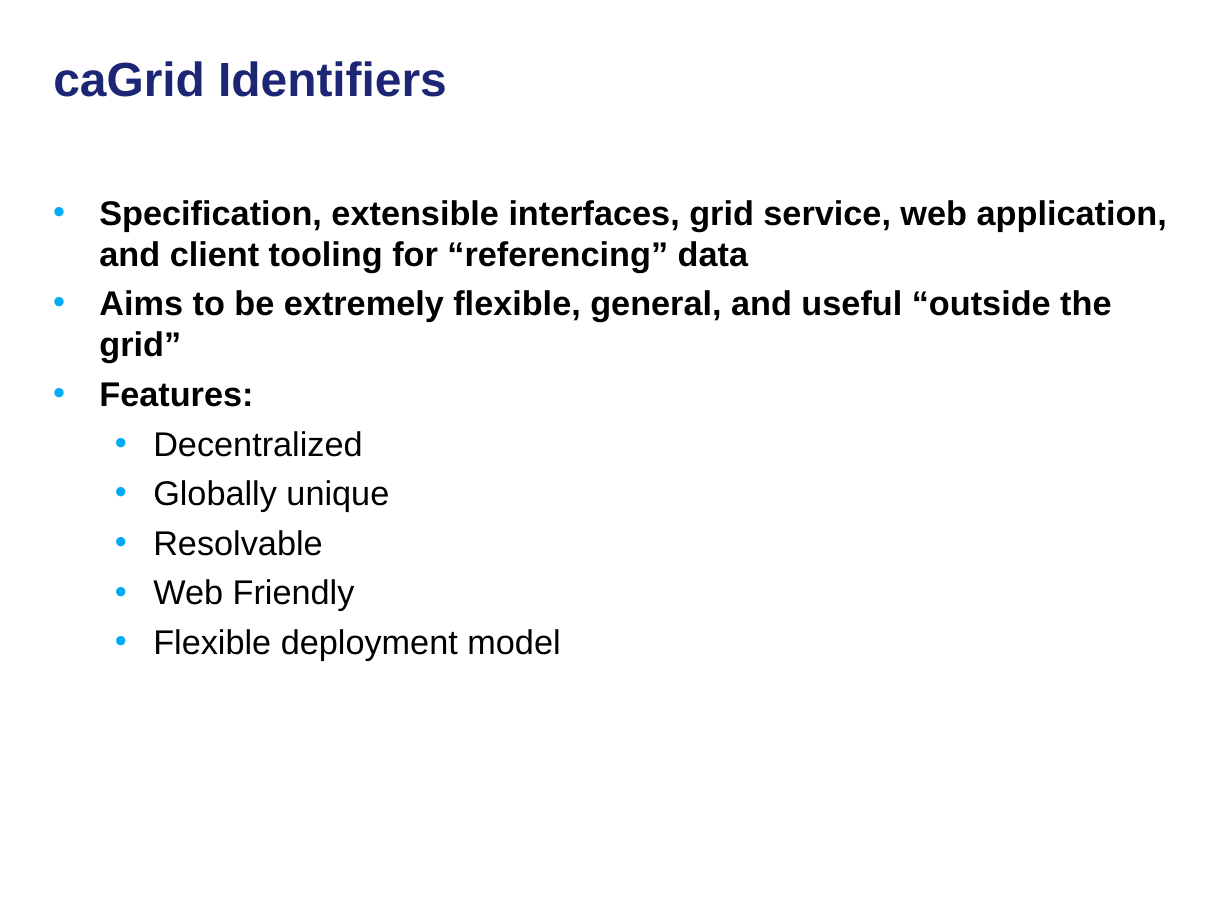
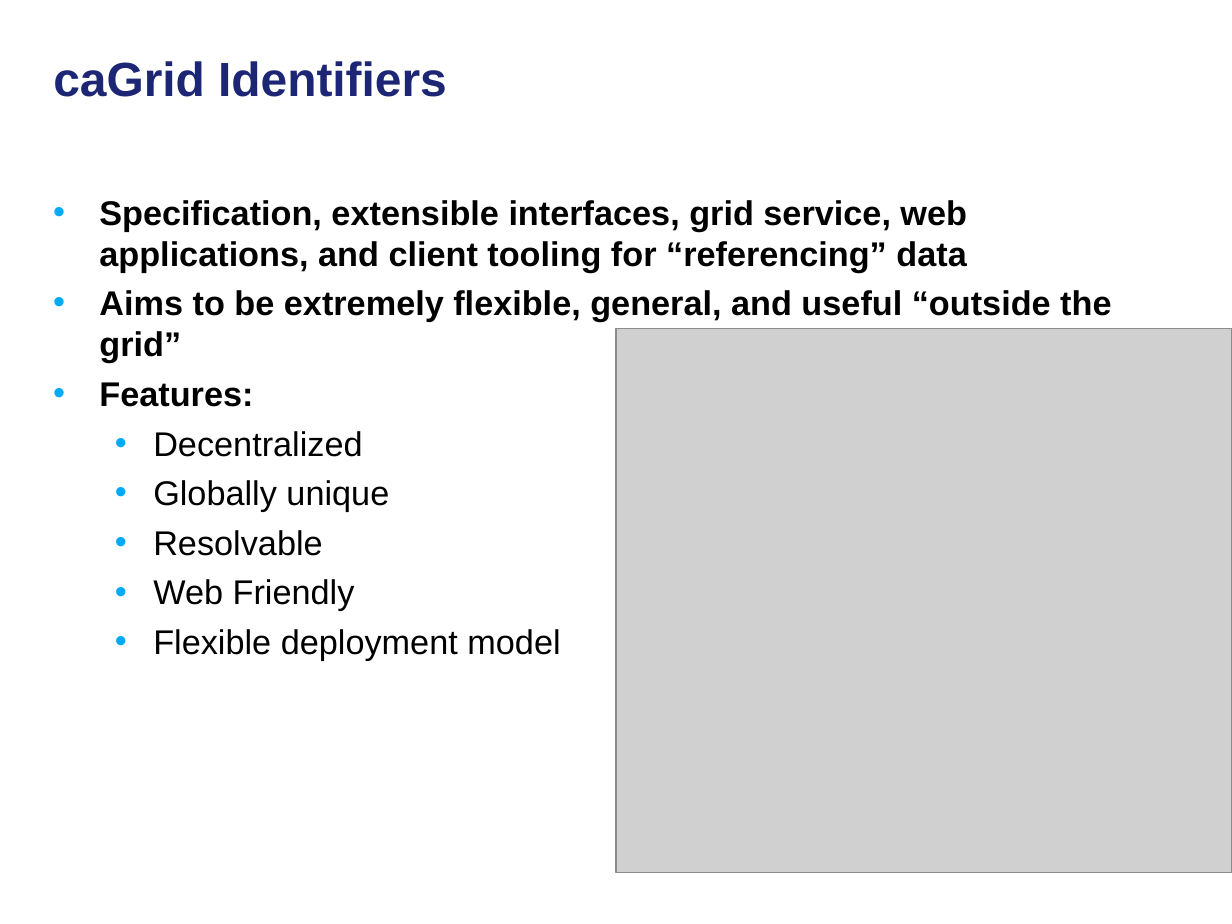
Before and after one commit to NCIP/cagrid-docs, a slide deck: slide 13 of general/presentations/overview/caGrid-Overview-and-Roadmap-GlobusWorld2010.ppt. Drawn at 1232x924 pixels with LibreOffice and Linux fonts; fonts in the diff are those of the drawing; grey boxes stand for pictures; background and template pictures are left out. Boxes give left, top, right and bottom in pixels: in the first picture for what was removed or moved away, otherwise in the second. Text is boxed around its words. In the diff, an @@ line names an element or a change of style, - is before the commit and + after.

```diff
--- a/general/presentations/overview/caGrid-Overview-and-Roadmap-GlobusWorld2010.ppt
+++ b/general/presentations/overview/caGrid-Overview-and-Roadmap-GlobusWorld2010.ppt
@@ text at (99,200,967,272): text changed @@
-• Specification, extensible interfaces, grid service, web application, and client tooling for “referencing” data
+• Specification, extensible interfaces, grid service, web applications, and client tooling for “referencing” data
@@ picture added at (616,329,1232,872) @@
```
Also in this commit, not shown: 8 other slides changed, 3 slides added.
